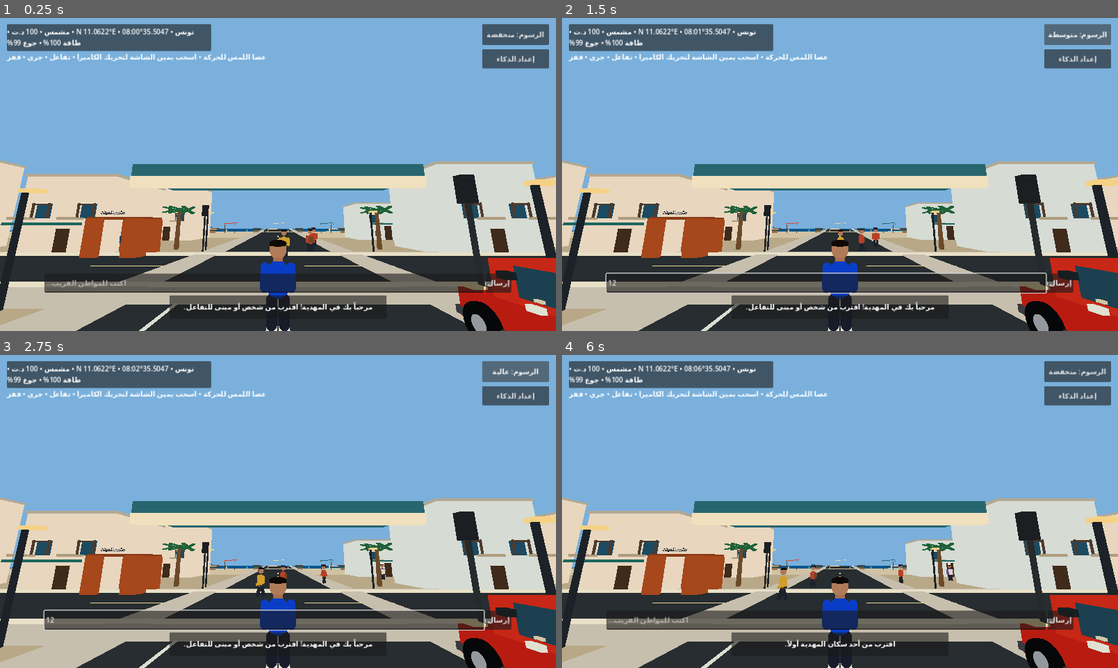
Above: before the commit, frames 1-4 (two rows, left to right).
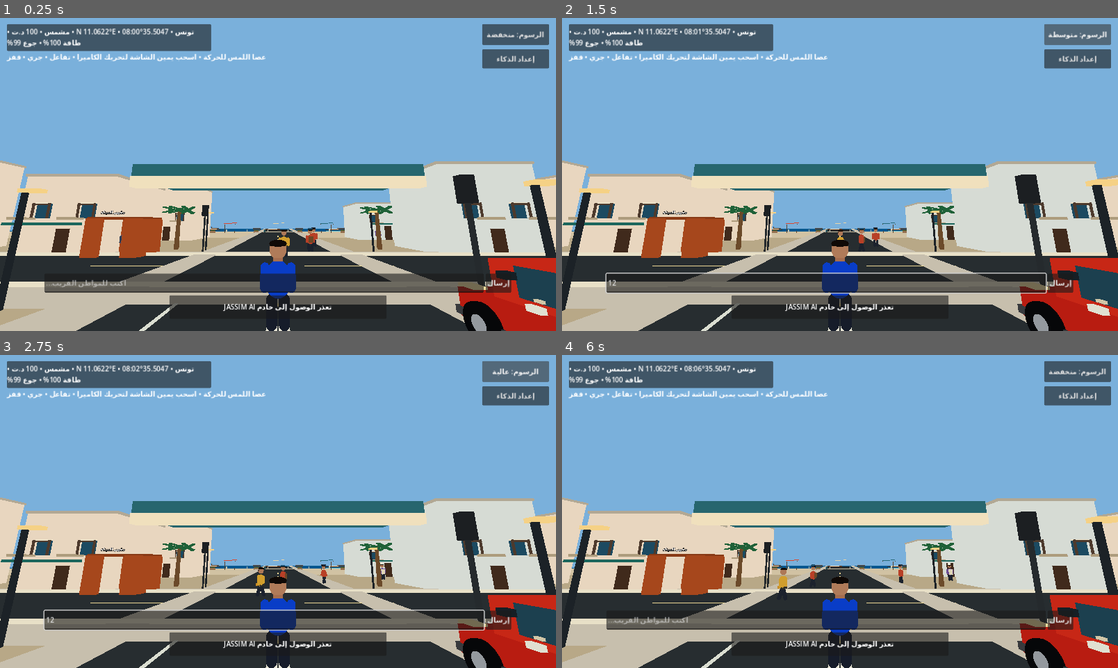
Above: after the commit, the same moments.

Repository: stevennpllk-crypto/REAL-LIFE-MAHDIA
Game: Godot game, scene res://scenes/Main.tscn
The game is run twice, just before and just after one commit, with the same random seed, the same clock (stepped at 60 frames per second) and the same inputs.
Inputs (mouse positions are in pixels of both pictures, inside the frame that each line leads up to):
- Up to frame 1 (0.25 s): no input
- Up to frame 2 (1.5 s): click (828, 284) at 0.52 s; type "12" at 0.6 s; click "الرسوم: منخفضة" at 1.25 s
- Up to frame 3 (2.75 s): click "الرسوم: متوسطة" at 2 s
- Up to frame 4 (6 s): click "الرسوم: عالية" at 2.75 s; click "إرسال" at 3.5 s; click "إعداد الذكاء" at 4.25 s; click (840, 483) at 5.02 s; type "12" at 5.1 s; click "حفظ إعدادات الاتصال" at 5.75 s

The runs differ from the first frame. In frame 1, 0.4% of the frame differs, in the area x 33-67%, y 90-94%; in frame 2, 0.4%; in frame 3, 0.4%; in frame 4, 0.3%.

Commit message:
Show private AI service readiness in resident dialogue UI

Diff:
--- a/scripts/life_manager.gd
+++ b/scripts/life_manager.gd
@@ -29,6 +29,9 @@
 		var callback := Callable(self, "_on_npc_ai_reply")
 		if not ai_service.is_connected("npc_reply", callback):
 			ai_service.connect("npc_reply", callback)
+		var status_callback := Callable(self, "_on_ai_connection_status")
+		if ai_service.has_signal("connection_status") and not ai_service.is_connected("connection_status", status_callback):
+			ai_service.connect("connection_status", status_callback)
 
 func send_player_message(message_text: String) -> void:
 	var clean_text := message_text.strip_edges()
@@ -44,6 +47,10 @@
 		return
 	_set_message("%s يفكر في الرد..." % str(active_resident.get("display_name")))
 	ai_service.call("request_npc_reply", active_resident, clean_text)
+
+func _on_ai_connection_status(ready: bool, status_text: String) -> void:
+	if not ready:
+		_set_message(status_text)
 
 func _on_npc_ai_reply(resident: Node3D, reply: String, success: bool) -> void:
 	if not is_instance_valid(resident):
